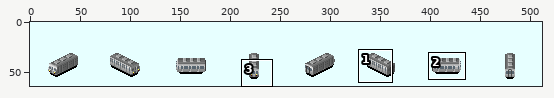
Edited in one commit: sprite sheet (21_Sample/[H]TOQ_class7200.png). The picture above shows the old version from afar; the outline marks the close-up.
Close-up. Old version:
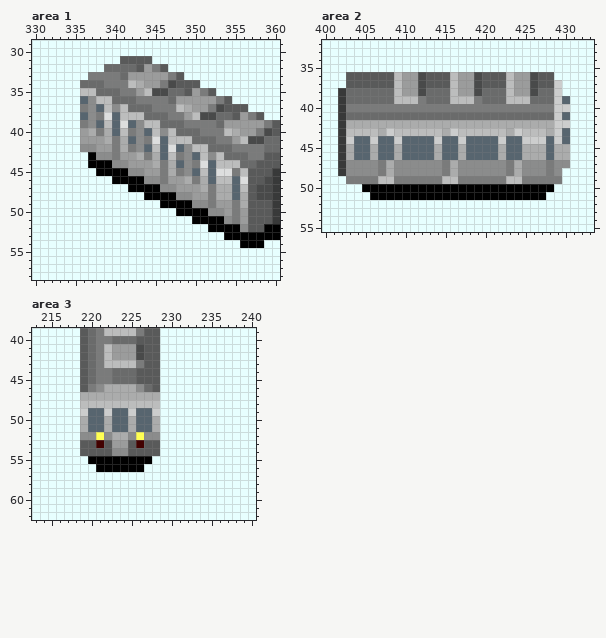
The file is 512x64 pixels. Colours within 5 levels of each other are drawn and written as one. Shown: area 1: x 330..360, y 29..58; area 2: x 400..433, y 32..55; area 3: x 213..240, y 39..62. The commit also changed other parts of the picture, which this record leaves out.
Now the later version:
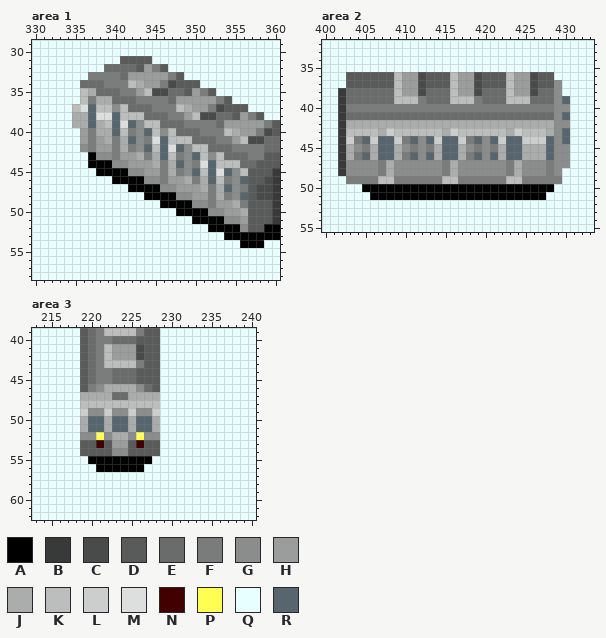
Palette (. is transparent): A #000000  B #383939  C #494a4a  D #595a5a  E #6a6b6b  F #7a7b7b  G #8b8c8c  H #9b9c9c  J #abacac  K #bcbdbd  L #cccdcd  M #dddede  N #420100  P #ffff53  Q #e7ffff  R #57656f
From old to new:
Area 1:
Colour G gives way to colour F in row 36 at x 337; in row 42 at x 337.
Colour H gives way to colour F in row 41 at x 337.
Colour J gives way to colour F in row 40 at x 337; in row 48 at x 354; in row 49 at x 356.
Colour K gives way to colour F in row 46 at x 354; in row 47 at x 356.
Colour F gives way to colour G in row 45 at x 355; in row 51 at x 355.
Colour R gives way to colour G in rows 46 to 48 at x 355.
Colour F gives way to colour H in row 50 at x 355.
Colour F gives way to colour J in row 39 at x 336; in row 40 at x 338; in row 49 at x 355.
Colour H gives way to colour J in row 50 at x 356.
Colour K gives way to colour J in row 35 at x 337; in row 36 at x 338 to 339.
Colour Q gives way to colour J in rows 38 to 39 at x 335.
Colour R gives way to colour J in row 38 at x 336; in row 39 at x 338.
Colour Q gives way to colour K in row 37 at x 335.
Colour R gives way to colour K in row 36 at x 336; in row 37 at x 338.
Colour F gives way to colour M in row 37 at x 336; in row 38 at x 338.
Colour G gives way to colour R in rows 37 to 39 at x 337.
Colour J gives way to colour R in row 47 at x 354; in row 48 at x 356.
Colour M gives way to colour R in row 45 at x 354; in row 46 at x 356.
Area 2:
Colour R gives way to colour F in row 44 at x 404, 410 and 418; in row 45 at x 405, 411, 413, 419 and 421; in row 46 at x 404, 410 and 418.
Colour J gives way to colour G in rows 45 to 46 at x 429 to 430.
Colour L gives way to colour G in rows 37 to 39 at x 429; in row 40 at x 429 to 430; in row 41 at x 429; in row 42 at x 429 to 430; in rows 43 to 44 at x 429.
Colour R gives way to colour G in row 44 at x 412 and 420; in row 45 at x 404, 410, 412, 418 and 420; in row 46 at x 412 and 420.
Area 3:
Colour J gives way to colour E in row 47 at x 223 to 224.
Colour R gives way to colour G in row 49 at x 220 to 221, 223 to 224 and 226 to 227.
Changed places in both close-ups, as pixel boxes (x1, y1, x2, y2):
changed: (72, 88, 112, 152)
changed: (224, 168, 248, 224)
changed: (554, 80, 570, 160)
changed: (354, 136, 370, 160)
changed: (402, 136, 434, 160)
changed: (466, 136, 498, 160)
changed: (88, 392, 152, 416)
